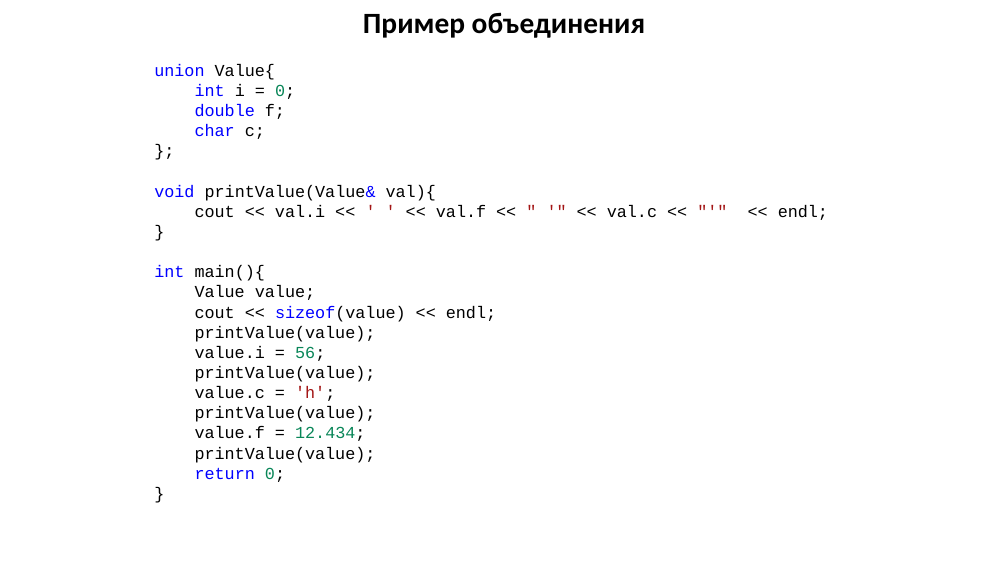
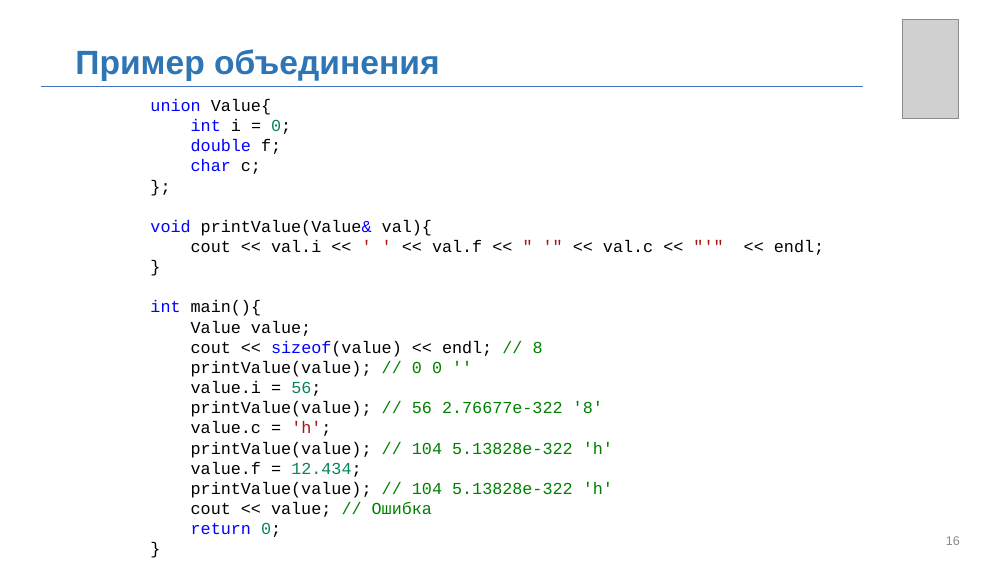
Before and after one commit to MUCTR-IKT-CPP/cpp_course, a slide deck: slide 16 of Лекции/2022/3/Пользовательские типы, структры, объединения.pptx (slide 15 before the commit). Drawn at 1008x567 pixels with LibreOffice and Linux fonts; fonts in the diff are those of the drawing; grey boxes stand for pictures; background and template pictures are left out. Boxes give left, top, right and bottom in pixels: in the first picture for what was removed or moved away, otherwise in the second. Text is boxed around its words. In the diff, an @@ line names an element or a change of style, - is before the commit and + after.

```diff
--- a/Лекции/2022/3/Пользовательские типы, структры, объединения.pptx
+++ b/Лекции/2022/3/Пользовательские типы, структры, объединения.pptx
@@ picture added at bbox=[902, 20, 958, 119] @@
@@ text "Пример объединения": place and size @@
-text "Пример объединения" at bbox=[363, 12, 645, 38]
+text "Пример объединения" at bbox=[75, 49, 440, 81]
@@ text "Пример объединения" at bbox=[75, 49, 440, 81]: size 28 to 32 pt, font Calibri to Arial, text colour #000000 to #2E75B6; alignment centre to left; vertical alignment top to middle @@
@@ line added from (41, 86) to (864, 86), #4472C4 0.5 pt @@
@@ text "union Value{": place and size @@
-text "union Value{" at bbox=[154, 64, 657, 482]
+text "union Value{" at bbox=[150, 99, 653, 537]
@@ text at bbox=[191, 341, 543, 377]: text changed @@
-cout << sizeof(value) << endl;
-printValue(value);
+cout << sizeof(value) << endl; // 8
+printValue(value); // 0 0 ''
@@ text at bbox=[191, 401, 603, 417]: text changed; text colour #000000 to #008000 @@
-printValue(value);
+printValue(value); // 56 2.76677e-322 '8'
@@ text at bbox=[191, 442, 613, 458]: text changed; text colour #000000 to #008000 @@
-printValue(value);
+printValue(value); // 104 5.13828e-322 'h'
@@ text at bbox=[191, 482, 613, 517]: text changed @@
-printValue(value);
+printValue(value); // 104 5.13828e-322 'h'
+cout << value; // Ошибка
@@ page number added at bbox=[946, 536, 960, 545], 12 pt, text #8C8C8C @@
+16
```
Also in this commit, not shown: 19 other slides changed, 2 slides added, 1 slide removed, 5 other files.
